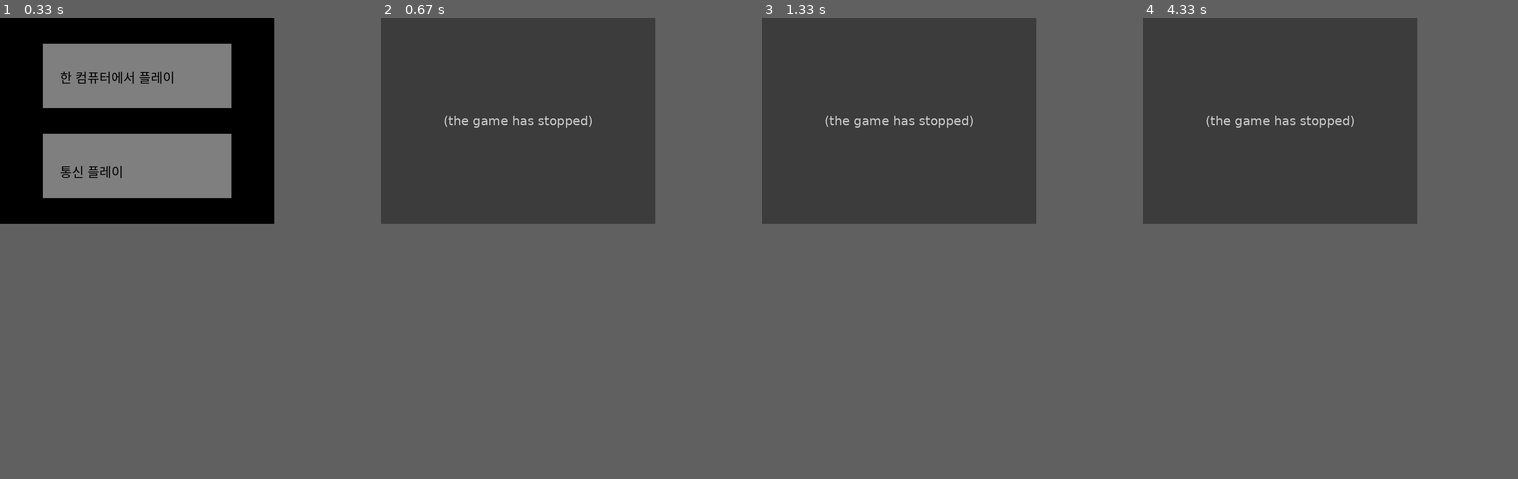
Above: before the commit, frames 1-4 (left to right).
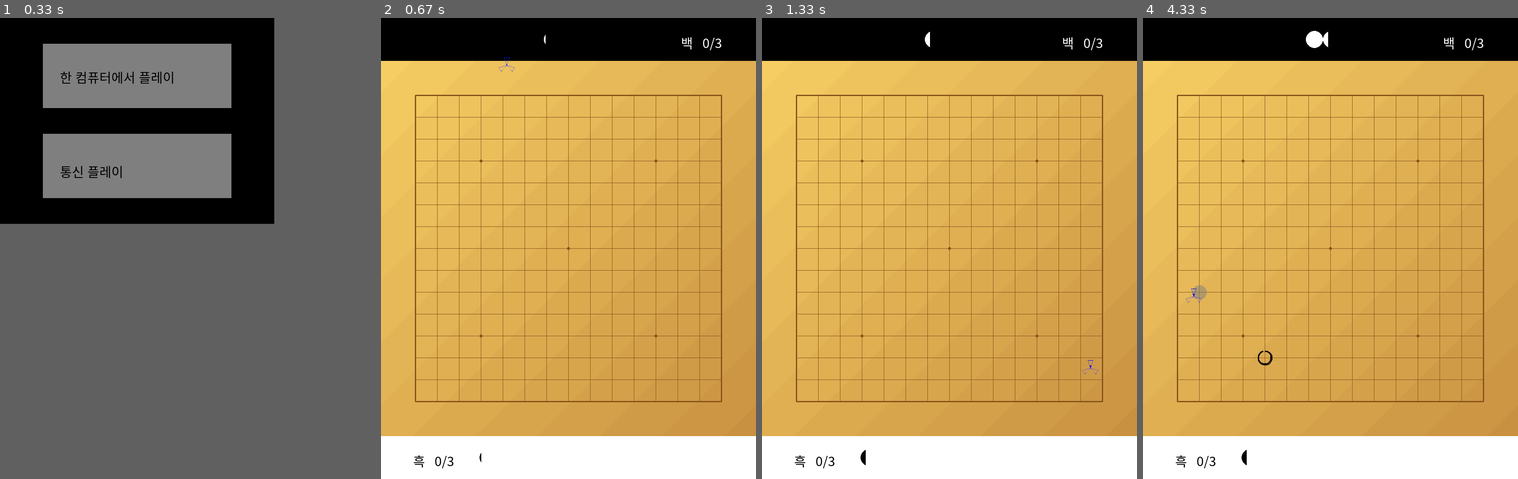
Above: after the commit, the same moments.

Repository: 5001945/LiveOmok
Game: pygame game, started from main.py
Two runs of this game, one before a commit and one after it. Both use one fixed random seed, a clock stepped at 60 frames per second and the inputs below.
Inputs (mouse positions are in pixels of both pictures, inside the frame that each line leads up to):
- Up to frame 1 (0.33 s): no input
- Up to frame 2 (0.67 s): press the mouse at (519, 77) at 0.37 s; move the mouse to (512, 68) at 0.47 s; release the mouse at (508, 64) at 0.6 s
- Up to frame 3 (1.33 s): press the mouse at (885, 96) at 0.7 s; move the mouse to (852, 239) at 0.8 s; release the mouse at (818, 382) at 0.93 s; press the mouse at (1035, 119) at 1.03 s; move the mouse to (1062, 243) at 1.13 s; release the mouse at (1092, 368) at 1.27 s
- Up to frame 4 (4.33 s): press the mouse at (1176, 96) at 1.37 s; move the mouse to (1214, 243) at 1.47 s; release the mouse at (1248, 391) at 1.6 s; press the mouse at (1330, 96) at 1.7 s; move the mouse to (1293, 100) at 1.8 s; release the mouse at (1259, 110) at 1.93 s; press the mouse at (1416, 119) at 2.03 s; move the mouse to (1304, 248) at 2.13 s; release the mouse at (1188, 377) at 2.27 s; press the mouse at (1461, 119) at 2.37 s; move the mouse to (1326, 202) at 2.47 s; release the mouse at (1191, 285) at 2.6 s; press the mouse at (1308, 137) at 2.7 s; move the mouse to (1371, 137) at 2.8 s; release the mouse at (1435, 137) at 2.93 s; press the mouse at (1353, 137) at 3.03 s; move the mouse to (1330, 124) at 3.13 s; release the mouse at (1308, 110) at 3.27 s; click (1259, 363) at 3.38 s; press the mouse at (1259, 363) at 3.7 s; move the mouse to (1233, 248) at 3.8 s; release the mouse at (1206, 133) at 3.93 s; press the mouse at (1266, 119) at 4.03 s; move the mouse to (1229, 207) at 4.13 s; release the mouse at (1195, 294) at 4.27 s
In our replay, in frame 2 the window is 640x480 before the commit and 875x1075 after it. These sizes can differ from the game's own. Grey fills any space a smaller window leaves; there, only what the larger window draws over its background counts as a difference.

Frame 1 is identical in both runs. In frame 2, 47% of the frame differs, in the area x 0-100%, y 0-100%; in frame 3, 47%; in frame 4, 47%.
Before the commit the program exited at 0.37 s; later frames show no game.

Commit message:
Added black's mouse cursor
cursor.py is a legacy code and doesn't affect omok3.py.

Diff:
--- a/code/omok3/cursor.py
+++ b/code/omok3/cursor.py
@@ -27,7 +27,7 @@
   "                        ")
 cursor_zero_surface = pygame.Surface((40, 40), flags=pygame.SRCALPHA)
 cursor_zero_surface.fill((0, 0, 0, 0))
-cursor_zero_image = pygame.image.load("cursor_0_binary.png").convert_alpha()
+cursor_zero_image = pygame.image.load("./res/cursor_0_black_transparent.png").convert_alpha()
 cursor_zero_surface.blit(cursor_zero_image, (0, 0))
 # cursor_one: pygame.Cursor = pygame.cursors.Cursor(
 #     (24, 24),
--- a/code/omok3/omok3.py
+++ b/code/omok3/omok3.py
@@ -4,6 +4,7 @@
 from typing import TYPE_CHECKING, Optional, Union
 
 import pygame
+from pygame import gfxdraw
 from pygame.locals import *
 
 from .animations import SpaceAnimation, StoneDeployedAnimation, StoneIdleAnimation, StoneReservedAnimation
@@ -60,16 +61,16 @@
         pygame.init()
         self.clock = pygame.time.Clock()
 
-        # from cursor import cursor_zero, cursor_zero_surface
-        # pygame.mouse.set_cursor(cursor_zero)
+        pygame.mouse.set_visible(False)
         self.mouse_clicking = False
 
         pygame.display.set_caption("Real-time Omok3")  # 창 제목 설정
         self.displaysurf = pygame.display.set_mode((875, 1075))
         root = os.path.dirname(os.path.dirname(os.path.dirname(__file__)))  # RealtimeOmok/
-        img_path = os.path.join(root, "res", "board-PIL.png")  # RealtimeOmok/res/board-PIL.png
+        img_path = os.path.join(root, "res", "board-PIL-step.png")  # RealtimeOmok/res/board-PIL-step.png
         self.background = pygame.image.load(img_path)
-        self.dotum = pygame.font.SysFont("dotum", 30)
+        self.dotum = pygame.font.SysFont("malgun gothic", 30)
+        # self.dotum = pygame.font.SysFont("dotumche", 30)
         self.black_heuk = self.dotum.render("흑", True, (0, 0, 0))
         self.white_baek = self.dotum.render("백", True, (255, 255, 255))
 
@@ -80,10 +81,12 @@
         self.displaysurf.blit(self.background, (0, 0))
 
 
-    def loop(self):
+    def loop(self) -> str:
         mouse_over_shadow = pygame.Surface((51, 51), pygame.SRCALPHA)
         mouse_over_shadow.fill((255, 255, 255, 0))  # RGBA : totally transparent
         mouse_over_shadow.set_alpha(128)
+        cursor_with_gauge = pygame.Surface((41, 41), pygame.SRCALPHA)
+
         while True:
             # 고정된 그림: 백 점수판, 배경, 흑 점수판
             pygame.draw.rect(
@@ -108,8 +111,6 @@
                     pos = pygame.mouse.get_pos()
                     target = self.find_mouse_pointed_space(pos)
                     if target is not None:
-                        # pressed = pygame.mouse.get_pressed()
-                        # if pressed[0]:  # 좌클릭
                         target.click(Team.BLACK)
                         if self.multiplay:
                             self.encode_udp_and_send(pos)
@@ -150,24 +151,60 @@
             self.displaysurf.blit(self.white_baek, (700, 35))
             self.displaysurf.blit(black_score, (125, 1010))
             self.displaysurf.blit(white_score, (750, 35))
-            # from cursor import cursor_zero, cursor_zero_surface
-            # self.displaysurf.blit(cursor_zero_surface, (200, 200))
 
             # 게이지 표시
-            if self.black_gauge < 3:
+            if self.black_gauge < 3.0:
                 self.black_gauge += 1/180  # 3초에 하나씩 채워진다
-            if self.white_gauge < 3:
+            if self.white_gauge < 3.0:
                 self.white_gauge += 1/180
             self.draw_gauge()
 
             if black_5 >= 3:
-                print("Black wins!")
-                break
+                pygame.mouse.set_visible(True)
+                return "Black wins!"
             elif white_5 >= 3:
-                print("White wins!")
-                break
+                return "White wins!"
 
             self.board.update()
+
+            # 마우스 커서 표시
+            cursor_with_gauge.fill((255, 255, 255, 0))  # RGBA : totally transparent
+            gfxdraw.aatrigon(cursor_with_gauge, 20, 22, 14, 4, 26, 4, (0, 0, 255))
+            gfxdraw.aatrigon(cursor_with_gauge, 20, 22, 38, 27, 33, 36, (0, 0, 255))
+            gfxdraw.aatrigon(cursor_with_gauge, 20, 22, 7, 36, 2, 27, (0, 0, 255))
+            if 0.0 <= self.black_gauge < 1.0:
+                gfxdraw.filled_trigon(
+                    cursor_with_gauge,
+                    20, 22,
+                    round(20 - 6 * self.black_gauge), round(22 - 18 * self.black_gauge),
+                    round(20 + 6 * self.black_gauge), round(22 - 18 * self.black_gauge),
+                    (0, 0, 255)
+                )
+            elif 1.0 <= self.black_gauge < 2.0:
+                gfxdraw.filled_trigon(cursor_with_gauge, 20, 22, 14, 4, 26, 4, (0, 0, 255))
+                gfxdraw.filled_trigon(
+                    cursor_with_gauge,
+                    20, 22,
+                    round(20 + 18 * (self.black_gauge-1)), round(22 + 5 * (self.black_gauge-1)),
+                    round(20 + 13 * (self.black_gauge-1)), round(22 + 14 * (self.black_gauge-1)),
+                    (0, 0, 255)
+                )
+            elif 2.0 <= self.black_gauge < 3.0:
+                gfxdraw.filled_trigon(cursor_with_gauge, 20, 22, 14, 4, 26, 4, (0, 0, 255))
+                gfxdraw.filled_trigon(cursor_with_gauge, 20, 22, 38, 27, 33, 36, (0, 0, 255))
+                gfxdraw.filled_trigon(
+                    cursor_with_gauge,
+                    20, 22,
+                    round(20 - 13 * (self.black_gauge-2)), round(22 + 14 * (self.black_gauge-2)),
+                    round(20 - 18 * (self.black_gauge-2)), round(22 + 5 * (self.black_gauge-2)),
+                    (0, 0, 255)
+                )
+            else:  # self.black_gauge >= 3.0
+                gfxdraw.filled_trigon(cursor_with_gauge, 20, 22, 14, 4, 26, 4, (0, 0, 255))
+                gfxdraw.filled_trigon(cursor_with_gauge, 20, 22, 38, 27, 33, 36, (0, 0, 255))
+                gfxdraw.filled_trigon(cursor_with_gauge, 20, 22, 7, 36, 2, 27, (0, 0, 255))
+            self.displaysurf.blit(cursor_with_gauge, (pos[0]-21, pos[1]-21))
+
             pygame.display.update()
             self.clock.tick(Game.FPS)
 
--- a/main.py
+++ b/main.py
@@ -1,82 +1,81 @@
-try:
-    import os
-    import sys
+import os
+import sys
 
-    import pygame
+import pygame
 
-    from code.omok3 import omok3
-    from code.network import client_udp
+from code.omok3 import omok3
+from code.network import client_udp
 
-    class Lobby:
-        FPS = 30
+class Lobby:
+    FPS = 30
 
-        def __init__(self) -> None:
-            os.environ['SDL_VIDEO_WINDOW_POS'] = "300,30"  # 화면의 시작 위치
+    def __init__(self) -> None:
+        os.environ['SDL_VIDEO_WINDOW_POS'] = "300,30"  # 화면의 시작 위치
 
-            pygame.init()
-            self.clock = pygame.time.Clock()
+        pygame.init()
+        self.clock = pygame.time.Clock()
 
-            pygame.display.set_caption("Omok3 Lobby")  # 창 제목 설정
-            self.displaysurf = pygame.display.set_mode((640, 480))
-            self.singleplay_btn = pygame.Rect(100, 60, 440, 150)
-            self.multiplay_btn = pygame.Rect(100, 270, 440, 150)
+        pygame.display.set_caption("Omok3 Lobby")  # 창 제목 설정
+        self.displaysurf = pygame.display.set_mode((640, 480))
+        self.singleplay_btn = pygame.Rect(100, 60, 440, 150)
+        self.multiplay_btn = pygame.Rect(100, 270, 440, 150)
 
-            self.dotum = pygame.font.SysFont("dotum", 30)
+        self.dotum = pygame.font.SysFont("malgun gothic", 30)
 
-        def loop(self) -> None:
-            while True:
-                self.displaysurf.fill((0, 0, 0))
-                pygame.draw.rect(
-                    self.displaysurf,
-                    (127, 127, 127),
-                    self.singleplay_btn
-                )
-                pygame.draw.rect(
-                    self.displaysurf,
-                    (127, 127, 127),
-                    self.multiplay_btn
-                )
-                singleplay_text = self.dotum.render("한 컴퓨터에서 플레이", True, (0, 0, 0))
-                multiplay_text = self.dotum.render("통신 플레이", True, (0, 0, 0))
-                self.displaysurf.blit(singleplay_text, (140, 115))
-                self.displaysurf.blit(multiplay_text, (140, 335))
+    def loop(self) -> None:
+        while True:
+            self.displaysurf.fill((0, 0, 0))
+            pygame.draw.rect(
+                self.displaysurf,
+                (127, 127, 127),
+                self.singleplay_btn
+            )
+            pygame.draw.rect(
+                self.displaysurf,
+                (127, 127, 127),
+                self.multiplay_btn
+            )
+            singleplay_text = self.dotum.render("한 컴퓨터에서 플레이", True, (0, 0, 0))
+            multiplay_text = self.dotum.render("통신 플레이", True, (0, 0, 0))
+            self.displaysurf.blit(singleplay_text, (140, 115))
+            self.displaysurf.blit(multiplay_text, (140, 335))
 
-                for event in pygame.event.get():
-                    if event.type == pygame.MOUSEBUTTONDOWN:
-                        pos = pygame.mouse.get_pos()
-                        if self.singleplay_btn.collidepoint(pos):
-                            # self.do_singleplay()
-                            print("현재는 싱글플레이를 임시로 비활성화한 상태입니다.")
-                            pygame.quit()
-                            sys.exit()
-                        elif self.multiplay_btn.collidepoint(pos):
-                            self.do_multiplay()
-                    if event.type == pygame.QUIT:
-                        pygame.quit()
-                        sys.exit()
+            for event in pygame.event.get():
+                if event.type == pygame.MOUSEBUTTONDOWN:
+                    pos = pygame.mouse.get_pos()
+                    if self.singleplay_btn.collidepoint(pos):
+                        self.do_singleplay()
+                        # pygame.display.get_surface().
+                        print("현재는 싱글플레이를 임시로 비활성화한 상태입니다.")
+                        # pygame.quit()
+                        # sys.exit()
+                        self.displaysurf = pygame.display.set_mode((640, 480))
+                    elif self.multiplay_btn.collidepoint(pos):
+                        self.do_multiplay()
+                        self.displaysurf = pygame.display.set_mode((640, 480))
+                if event.type == pygame.QUIT:
+                    pygame.quit()
+                    sys.exit()
 
-                pygame.display.update()
-                self.clock.tick(Lobby.FPS)
+            pygame.display.update()
+            self.clock.tick(Lobby.FPS)
 
-        def do_singleplay(self):
-            self.game = omok3.Game()
-            self.game.loop()
-
-        def do_multiplay(self):
-            self.displaysurf.fill((0, 0, 0))
-            wait_text = self.dotum.render("상대를 찾고 있습니다. 잠시 기다려주세요...", True, (0, 0, 0))
-            self.displaysurf.blit(wait_text, (140, 115))
-            pygame.display.update()
-
-            udp = client_udp.OmokUDP()
-            self.game = omok3.Game(multiplay=True, udp=udp)
-            self.game.loop()
+    def do_singleplay(self):
+        self.game = omok3.Game()
+        winner = self.game.loop()
+        print(winner)
 
 
-    if __name__ == '__main__':
-        Lobby().loop()
+    def do_multiplay(self):
+        self.displaysurf.fill((0, 0, 0))
+        wait_text = self.dotum.render("상대를 찾고 있습니다. 잠시 기다려주세요...", True, (0, 0, 0))
+        self.displaysurf.blit(wait_text, (140, 115))
+        pygame.display.update()
 
-except Exception as e:
-    print(e)
-    while True:
-        pass
+        udp = client_udp.OmokUDP()
+        self.game = omok3.Game(multiplay=True, udp=udp)
+        self.game.loop()
+
+
+if __name__ == '__main__':
+    Lobby().loop()
--- /dev/null
+++ b/res/cursor_make_transparent.py
@@ -0,0 +1,15 @@
+from PIL import Image
+
+img = Image.open("cursor_0_binary.png")
+img = img.convert("RGBA")
+data = img.getdata()
+
+newdata = []
+for item in data:
+    if item[:3] == (255, 255, 255):
+        newdata.append((255, 255, 255, 0))
+    else:
+        newdata.append(item)
+
+img.putdata(newdata)
+img.save("cursor_0_black_transparent.png", "PNG")
--- /dev/null
+++ b/res/omokpan_image_step.py
@@ -0,0 +1,52 @@
+from PIL import Image, ImageDraw
+import numpy as np
+
+
+#%% Create new image
+row, col = 15, 15
+margin = 80
+room = 51
+img = Image.new('RGB', (margin*2 + room*(col-1) + 1, margin*2 + room*(row-1) + 1), color='white')  # 535x535
+
+# Make ImageDraw instance
+draw = ImageDraw.Draw(img)
+
+#%% Draw diagonal gradient
+top_left_color = np.array([246, 205, 99])
+# bottom_right_color = np.array([180, 132, 50])
+bottom_right_color = np.array([200, 145, 65])
+loop_num = img.size[0] + img.size[1] - 1
+for i in range(loop_num):
+    color = top_left_color + round(i * 12 / loop_num) / 12 * (bottom_right_color - top_left_color)
+    color = np.rint(color % 256)
+    color = tuple(round(c) for c in color)
+    draw.line([(0, i), (i, 0)], fill=color)
+
+# bg_colors = [(246 - i, 205 - i, 99 - i) for i in range(10)]
+*5/6
+
+#%% Draw lines
+# line_color = (47, 29, 9)
+line_color = (136, 84, 26)
+for i in range(row):
+    draw.line([(margin, margin + room*i), (img.size[0] - margin - 1, margin + room*i)], fill=line_color)
+for j in range(col):
+    draw.line([(margin + room*j, margin), (margin + room*j, img.size[1] - margin - 1)], fill=line_color)
+
+# Draw bold lines
+# bold_line_color = (136, 84, 26)
+bold_line_color = line_color
+draw.line([(margin, margin), (margin + room*14, margin)], fill=bold_line_color, width=3, joint='curve')
+draw.line([(margin, margin + room*14), (margin + room*14, margin + room*14)], fill=bold_line_color, width=3, joint='curve')
+draw.line([(margin, margin), (margin, margin + room*14)], fill=bold_line_color, width=3, joint='curve')
+draw.line([(margin + room*14, margin), (margin + room*14, margin + room*14)], fill=bold_line_color, width=3, joint='curve')
+
+#%% Draw 화점 (ㅅㅂ 영어로 검색해도 안 나와)
+draw.ellipse([(margin + room*3  - 3, margin + room*3  - 3), (margin + room*3  + 3, margin + room*3  + 3)], fill=line_color)
+draw.ellipse([(margin + room*11 - 3, margin + room*3  - 3), (margin + room*11 + 3, margin + room*3  + 3)], fill=line_color)
+draw.ellipse([(margin + room*3  - 3, margin + room*11 - 3), (margin + room*3  + 3, margin + room*11 + 3)], fill=line_color)
+draw.ellipse([(margin + room*11 - 3, margin + room*11 - 3), (margin + room*11 + 3, margin + room*11 + 3)], fill=line_color)
+draw.ellipse([(margin + room*7  - 3, margin + room*7  - 3), (margin + room*7  + 3, margin + room*7  + 3)], fill=line_color)
+
+#%% Save board image
+img.save('board-PIL-step.png')
Binary file added: res/board-PIL-gradient.png
Binary file added: res/board-PIL-step.png
Binary file added: res/cursor_0_black_transparent.png
Binary file added: res/cursor_0_blue - 복사본.png
Binary file added: res/cursor_0_blue.png
Binary file added: res/cursor_0_blue_transparent.png
Renamed: res/omokpan_image.py -> res/omokpan_image_gradient.py
Not shown, added: res/cursor_0.pptx
